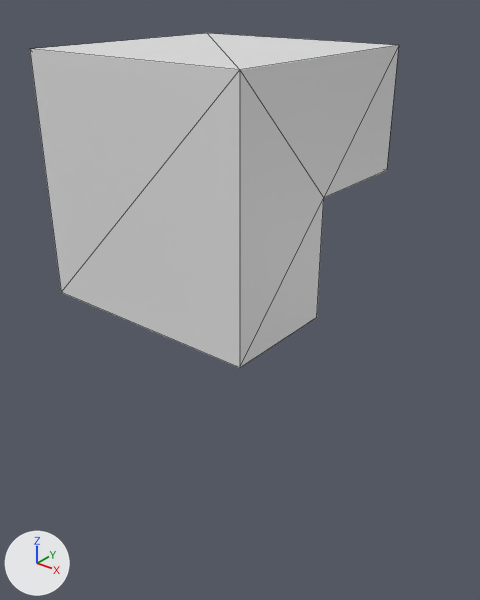
An edit to the Blender file Assets/Models/untitled.blend, drawn before and after from the same camera.
Before and after are seen from a 50 mm camera at (17.6, -20.7, 7.4) aimed at (-0.2, 1.5, -6.4). Every picture has the same lights, and +X, +Y and +Z are marked at lower left. Mesh edges are drawn as thin lines.
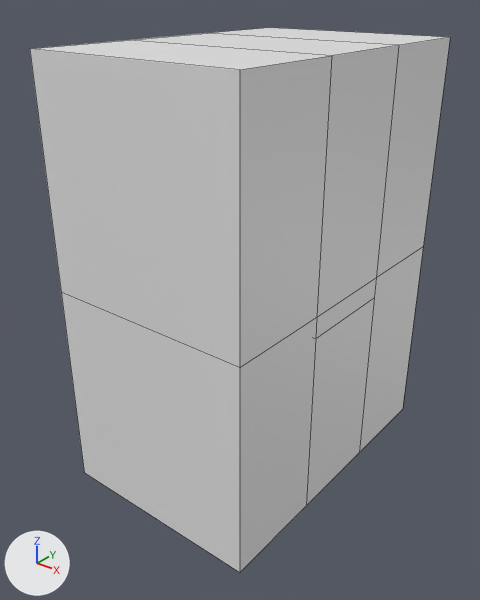
The newer file is also rescaled (x0.4), turned or shifted as a whole; pictures and numbers use the older file's frame.

Location of each change, (x1, y1, x2, y2) in pixels of the pictures (480 x 600 px):
'Cube.004', reshaped (42% narrower, 742% taller)
    before: (35, 33, 396, 70)
    after: (30, 49, 240, 368)
'Cube.003', reshaped (not visible afterwards)
    before: (30, 49, 240, 368)
'Cube.002', reshaped (not visible before)
    after: (240, 37, 450, 367)
'Cube.001', reshaped (not visible afterwards)
    before: (240, 45, 399, 367)
'Cube.011', added
    after: (61, 293, 240, 572)
'Cube.010', added
    after: (240, 248, 423, 572)
'Cube.006', reshaped (not visible before)
    after: (35, 28, 447, 70)

Edits to the bpy script that builds the scene:
```text
Change me_cube_001:
    where me_cube_001.from_pydata(...)  # 6 vertices, 4 faces; spans x 5.0, y -5.0..5.0, z -5.0..5.0
    verts and faces of me_cube_001; kept vertices keep their numbers, new ones are numbered from 6
    me_cube_001 part 1
    add delete_vertices([*range(0, 6)])  # with the faces that use them
    add verts[6] = (-5.0, 5.0, -6.0)
    add verts[7] = (-5.0, 0.0, -6.0)
    add verts[8] = (5.0, 0.0, -6.0)  # pixel (315, 338)
    add verts[9] = (5.0, 5.0, -6.0)  # pixel (374, 297)
    add faces += [(6, 7, 8, 9)]
Change me_cube_002:
    where me_cube_002.from_pydata(...)  # 6 vertices, 4 faces; spans x -5.0, y -5.0..5.0, z -5.0..5.0
    verts and faces of me_cube_002; kept vertices keep their numbers, new ones are numbered from 6
    me_cube_002 part 2
    add delete_vertices([*range(0, 6)])  # with the faces that use them
    add verts[6] = (5.0, 10.0, -5.0)  # pixel (423, 246)
    add verts[7] = (5.0, -5.0, -5.0)  # pixel (239, 367)
    add verts[8] = (5.0, 0.0, -5.0)  # pixel (316, 317)
    add verts[9] = (5.0, 5.0, -5.0)  # pixel (376, 277)
    add for new, old in zip([*range(10, 14)], [*range(6, 10)]): verts[new] = verts[old] + (0.0, 0.0, 10.0)
    add faces += [(7, 11, 12, 8), (6, 9, 13, 10), (8, 12, 13, 9)]
Change me_cube_003:
    where me_cube_003.from_pydata(...)  # 4 vertices, 2 faces; spans x -5.0..5.0, y -5.0, z -5.0..5.0
    verts and faces of me_cube_003; kept vertices keep their numbers, new ones are numbered from 4
    me_cube_003 part 3
    add delete_vertices([0, 1])  # with the faces that use them
    add verts[4] = (-5.0, 10.0, -5.0)
    add verts[5] = (-5.0, 5.0, -5.0)
    add verts[6] = (-5.0, 0.0, -5.0)
    add for new, old in zip([7, 8, 9], [4, 5, 6]): verts[new] = verts[old] + (0.0, 0.0, 10.0)
    add faces += [(4, 7, 8, 5), (2, 3, 6, 9), (5, 8, 9, 6)]
Change me_cube_004:
    where me_cube_004.from_pydata(...)  # 4 vertices, 2 faces; spans x -5.0..5.0, y -5.0..5.0, z 5.0
    verts and faces of me_cube_004; kept vertices keep their numbers, new ones are numbered from 4
    me_cube_004 part 4
    add delete_vertices([0, 2])  # with the faces that use them
    add verts[4] = (5.0, -5.0, -5.0)  # pixel (239, 367)
    add verts[5] = (-5.0, -5.0, -5.0)  # pixel (61, 292)
    add faces += [(1, 4, 5, 3)]
Change me_cube_006:
    where me_cube_006.from_pydata(...)  # 4 vertices, 2 faces; spans x -5.0..5.0, y 0.0..5.0, z 0.0
    verts and faces of me_cube_006; kept vertices keep their numbers, new ones are numbered from 4
    me_cube_006 part 5
    add delete_vertices([*range(0, 4)])  # with the faces that use them
    add verts[4] = (-5.0, 10.0, 5.0)  # pixel (269, 27)
    add verts[5] = (-5.0, -5.0, 5.0)  # pixel (29, 48)
    add verts[6] = (-5.0, 0.0, 5.0)  # pixel (129, 40)
    add verts[7] = (-5.0, 5.0, 5.0)  # pixel (207, 33)
    add for new, old in zip([*range(8, 12)], [*range(4, 8)]): verts[new] = verts[old] + (10.0, 0.0, 0.0)
    add faces += [(5, 6, 10, 9), (4, 8, 11, 7), (6, 7, 11, 10)]
Add me_cube_011:
    me_cube_011.from_pydata([(2.0, -3.0, 0.03), (-2.0, -3.0, 0.03), (2.0, -3.0, -3.97), (-2.0, -3.0, -3.97)], [], [(0, 2, 3, 1)])
    me_cube_011.materials.append(mat_material)  # white #e7e7e7
Add me_cube_010:
    me_cube_010.from_pydata([(2.0, 3.0, 0.03), (2.0, -3.0, 0.03), (2.0, -1.0, 0.03), (2.0, 1.0, 0.03), (2.0, -1.0, -0.37), (2.0, 1.0, -0.37), (2.0, 3.0, -3.97), (2.0, -3.0, -3.97), (2.0, -1.0, -3.97), (2.0, 1.0, -3.97)], [], [(4, 2, 3, 5), (0, 6, 9, 5, 3), (1, 2, 4, 8, 7), (9, 8, 4, 5)])
    me_cube_010.materials.append(mat_material)  # white #e7e7e7
Add ob_cube_011:
    ob_cube_011 = bpy.data.objects.new('Cube.011', me_cube_011)
    ob_cube_011.location = (0.0, 2.5, -5.07)
    ob_cube_011.scale = (2.5, 2.5, 2.5)
Add ob_cube_010:
    ob_cube_010 = bpy.data.objects.new('Cube.010', me_cube_010)
    ob_cube_010.location = (0.0, 2.5, -5.07)
    ob_cube_010.scale = (2.5, 2.5, 2.5)
```
